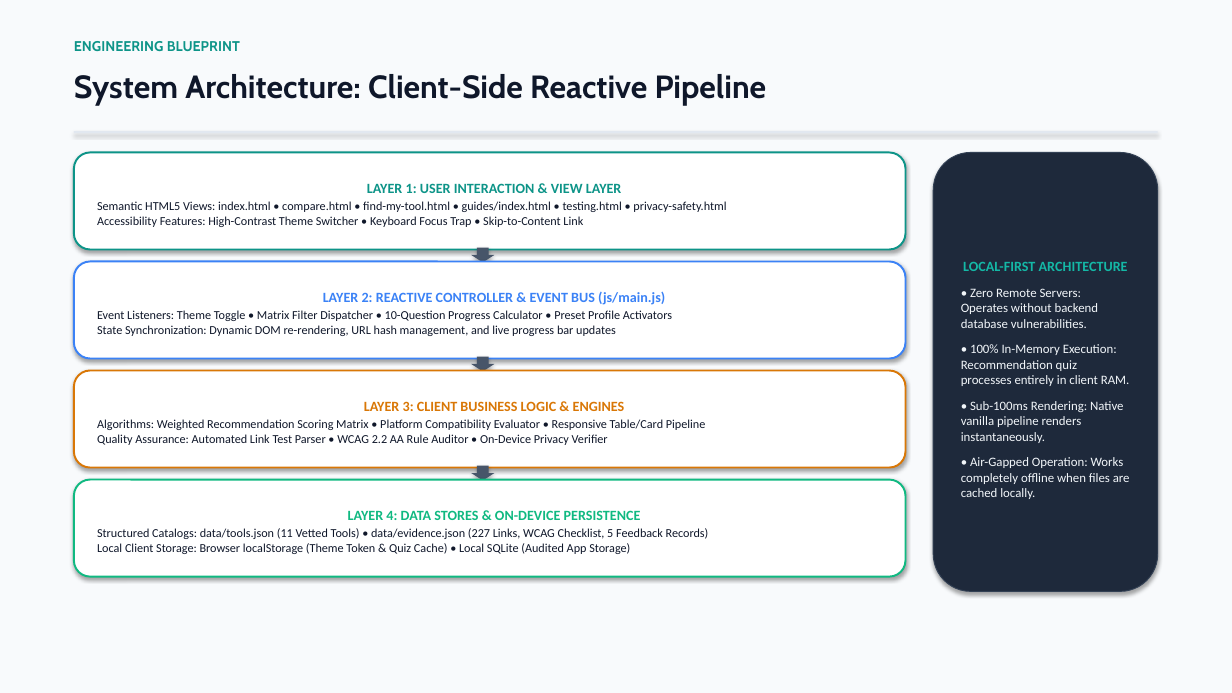
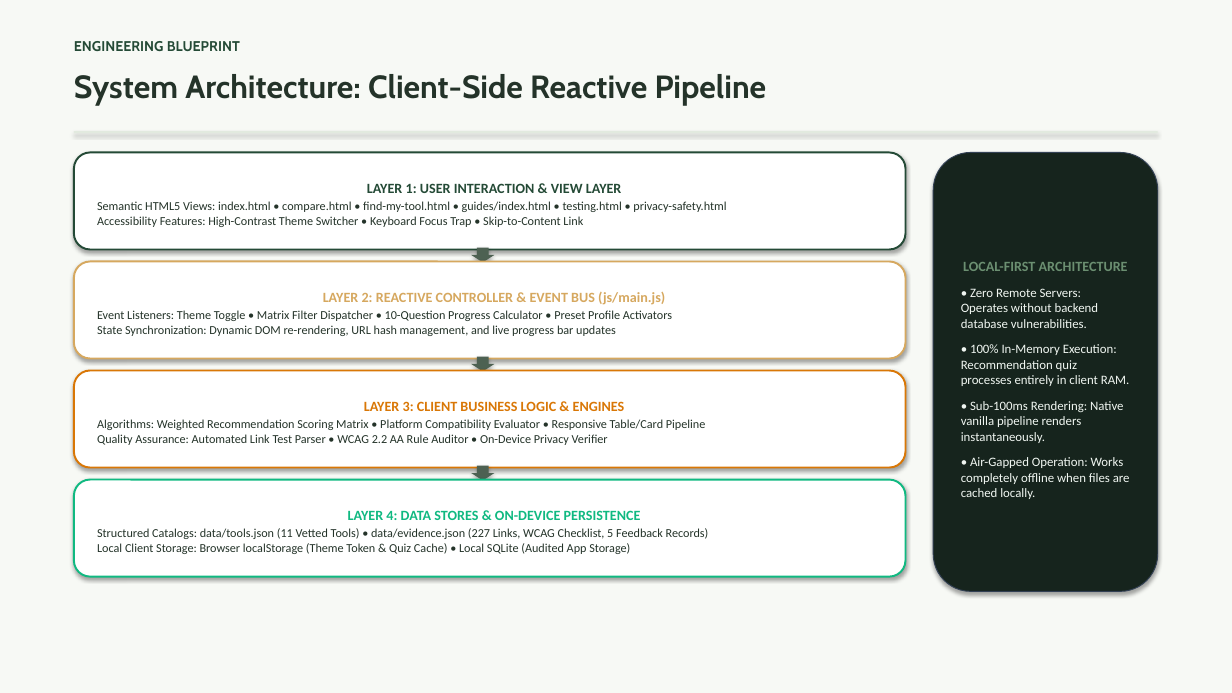
Before and after one commit to ruler1666/DWproject, a slide deck: slide 7 of ReflectHub_Executive_Presentation.pptx. Drawn at 1232x693 pixels with LibreOffice and Linux fonts; fonts in the diff are those of the drawing. Boxes give left, top, right and bottom in pixels: in the first picture for what was removed or moved away, otherwise in the second. Text is boxed around its words. In the diff, an @@ line names an element or a change of style, - is before the commit and + after.

Commit message:
feat(ui): redesign website with Sage Green, Cream, and Forest Green color palette
- Applied user-recommended organic digital wellness palette:
  * Main background: #F7F9F5 (Cream / Warm Off-White)
  * Primary buttons: #244A36 (Deep Forest Green)
  * Secondary elements: #6B8F71 (Earthy Sage Green)
  * Cards: #FFFFFF (Pure Crisp White)
  * Highlight sections: #EAF1E8 (Soft Sage Tint)
  * Main text: #243329 (Deep Charcoal Green, WCAG AAA 12.8:1)
  * Accent: #D6A85F (Warm Golden Sand / Honey Accent)
- Replaced bright multi-colored neon gradients (#7c3aed, #2563eb, #0284c7) with solid tones and serene sage/forest/gold accents
- Calmed shadows to soft, organic slate rgba(36, 51, 41, 0.06)
- Re-captured real website screenshots with the new design system
- Rebuilt both university evaluation PowerPoint decks with updated colors and screenshots

```diff
--- a/ReflectHub_Executive_Presentation.pptx
+++ b/ReflectHub_Executive_Presentation.pptx
@@ rectangle at (0,0,1232,693): fill #F8FAFC to #F7F9F5 @@
@@ text "ENGINEERING BLUEPRINT" at (74,41,240,51): text colour #0D9488 to #244A36 @@
@@ text "System Architecture: Client-Side Reactive Pipeline" at (74,74,767,106): text colour #0F172A to #243329 @@
@@ rectangle at (74,131,1158,133): fill #E2E8F0 to #E2EADF @@
@@ rounded rectangle "LAYER 1: USER INTERACTION & ..." at (74,152,906,250): text colour #0D9488 to #244A36 in "LAYER 1: USER INTERACTION & VIEW LAYER"; text colour #0F172A to #243329 in "Semantic HTML5 Views: index.html • compare.html • ..."; outline #0D9488 1.5 pt to #244A36 1.5 pt @@
@@ rounded rectangle "LOCAL-FIRST ARCHITECTURE" at (933,152,1158,592): text colour #14B8A6 to #6B8F71 in "LOCAL-FIRST ARCHITECTURE"; text colour #F1F5F9 to #F0F6F1; fill #1E293B to #16241D @@
@@ rounded rectangle "LAYER 2: REACTIVE CONTROLLER & ..." at (74,262,906,359): text colour #3B82F6 to #D6A85F in "LAYER 2: REACTIVE CONTROLLER & EVENT BUS ..."; text colour #0F172A to #243329 in "Event Listeners: Theme Toggle • Matrix Filter ..."; outline #3B82F6 1.5 pt to #D6A85F 1.5 pt @@
@@ text in rounded rectangle at (97,419,706,445): text colour #0F172A to #243329 in "Algorithms: Weighted Recommendation Scoring Matrix • Platfor ..." @@
@@ fill #475569 to #4D6152 in 3 elements at (471,248,494,262), (471,357,494,372), (471,466,494,481) @@
@@ text in rounded rectangle at (97,528,709,554): text colour #0F172A to #243329 in "Structured Catalogs: data/tools.json (11 Vetted Tools) • ..." @@
```
Also in this commit, not shown: 15 other slides changed, 7 other files.
